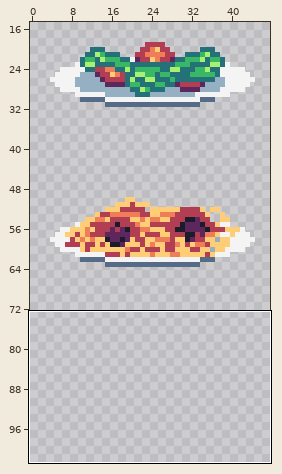
A pixel-art file gets an edit: art/plates.aseprite. Above: a wide view before the commit, with the close-up outlined.
Close-up. Before:
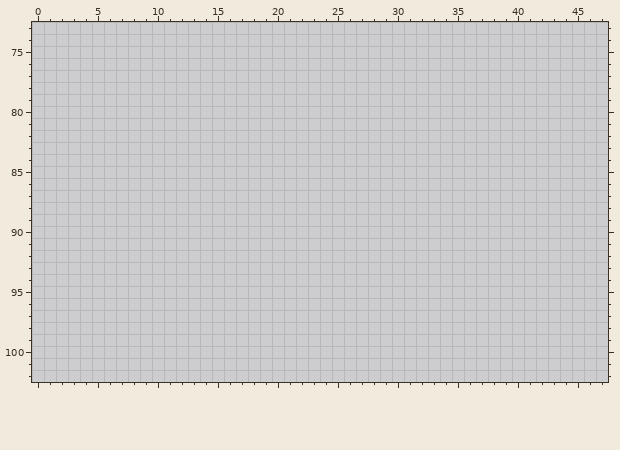
48x160 pixels, 1 frame. Shown: x 0..47, y 73..102. The wide view leaves out empty margins.
Visible layers, top first: "Layer 1", "order", "plates".
Palette (. is transparent): 
New version:
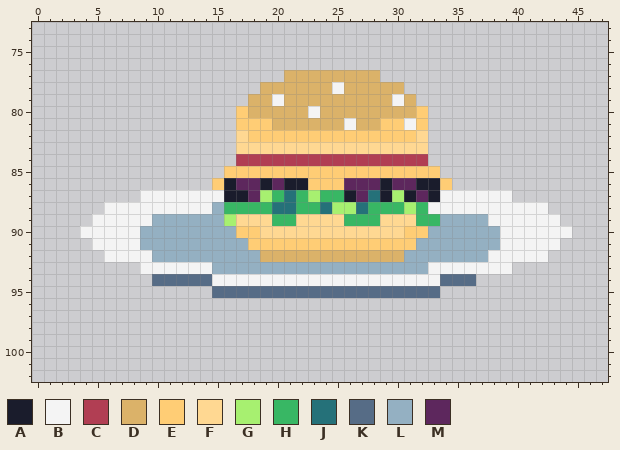
Colours new in this view: A #1a1c2c  B #f4f4f4  C #b13e53  D #dbb269  E #ffcd75  F #ffd892  G #a7f070  H #38b764  J #257179  K #566c86  L #94b0c2  M #5d275d
Change:
Layers "order", "plates":
y 77: x 21..28 ........ -> DDDDDDDD
y 78: x 19..30 ............ -> DDDDDDBDDDDD
y 79: x 18..31 .............. -> DDBDDDDDDDDDBD
y 80: x 17..32 ................ -> EDDDDDBDDDDDDDDE
y 81: x 17..32 ................ -> EEEDDDDDDBDDEEBE
y 82: x 17..32 ................ -> FEEEEEEEEEEEEEEF
y 83: x 17..32 ................ -> FFFFFFFFFFFFFFFF
y 84: x 17..32 ................ -> CCCCCCCCCCCCCCCC
y 85: x 16..33 .................. -> EEEEEEEEEEEEEEEEEE
y 86: x 15..34 .................... -> EAMMAMAAEEEMMMAMMAAE
y 87: x 9..39 ............................... -> BBBBBBBAAMGHJHGHHAMJAGAMABBBBBB
y 88: x 6..42 ..................................... -> BBBBBBBBBLHHHHJJHHJGGJHHHGHBBBBBBBBBB
y 89: x 5..43 ....................................... -> BBBBBLLLLLLGFFFHHFFFFHHHFFFHHLLLLBBBBBB
y 90: x 4..44 ......................................... -> BBBBBLLLLLLLLEEFFFFFFFFFFFFEELLLLLLBBBBBB
y 91: x 5..43 ....................................... -> BBBBLLLLLLLLLEEEEEEEEEEEEEELLLLLLLBBBBB
y 92: x 6..42 ..................................... -> BBBBLLLLLLLLLDDDDDDDDDDDDLLLLLLLBBBBB
y 93: x 9..39 ............................... -> BBBBBBLLLLLLLLLLLLLLLLLLBBBBBBB
y 94: x 10..36 ........................... -> KKKKKBBBBBBBBBBBBBBBBBBBKKK
y 95: x 15..33 ................... -> KKKKKKKKKKKKKKKKKKK
